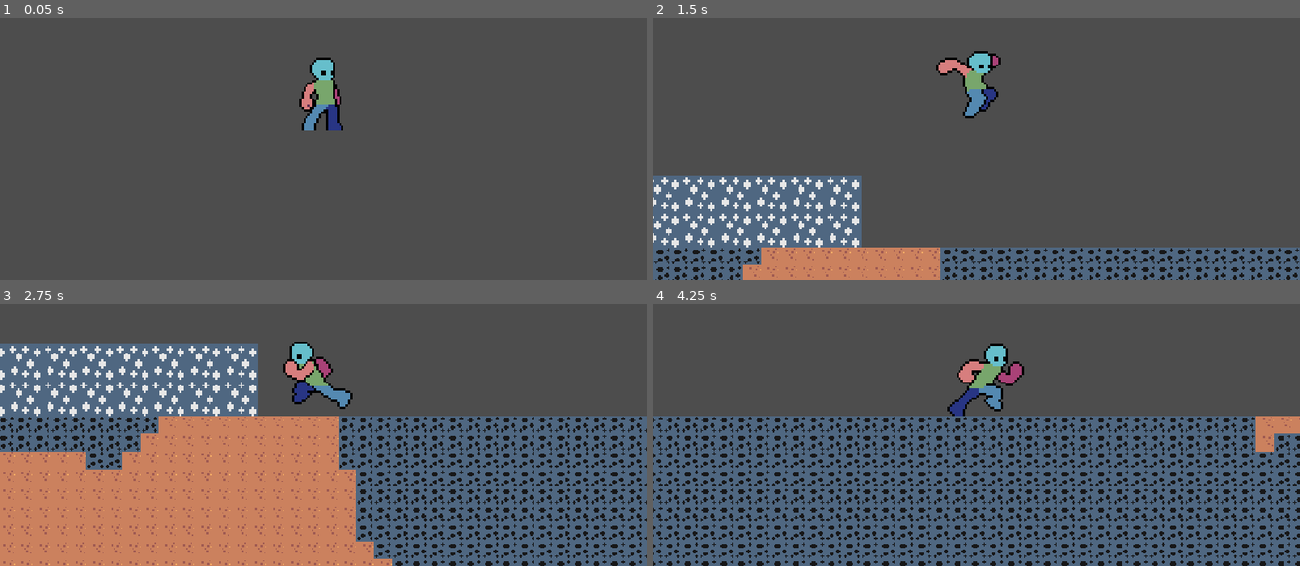
Above: before the commit, frames 1-4 (two rows, left to right).
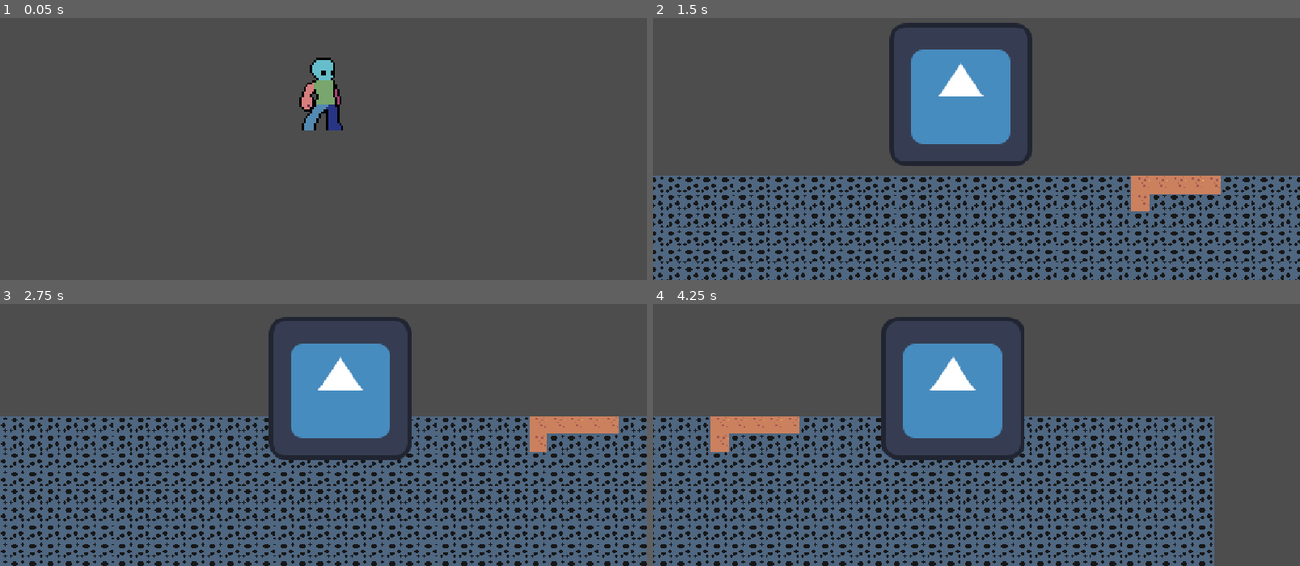
Above: after the commit, the same moments.

Repository: Slime-x/Treasure-Hunt
Game: Godot game, scene res://scenes/game.tscn
Two runs of this game, one before a commit and one after it. Both use one fixed random seed, a clock stepped at 60 frames per second and the inputs below. The engine's default icon, where the game draws it, is replaced by a stand-in: a white triangle on a blue panel in a dark square.
Inputs (mouse positions are in pixels of both pictures, inside the frame that each line leads up to):
- Up to frame 1 (0.05 s): no input
- Up to frame 2 (1.5 s): tap Enter at 0.5 s; move the mouse to (1118, 80) at 0.52 s; hold D (right) from 0.53 s (still down); tap Alt at 0.6 s; click (1118, 80) at 0.67 s; tap Space (jump) at 0.77 s; move the mouse to (847, 117) at 1.27 s; tap Shift at 1.35 s; click (847, 117) at 1.42 s
- Up to frame 3 (2.75 s): tap Space (jump) at 1.52 s; move the mouse to (388, 304) at 2.02 s; release D (right) at 2.03 s; hold A (left) from 2.03 s (still down); tap Alt at 2.1 s; click (388, 304) at 2.17 s
- Up to frame 4 (4.25 s): move the mouse to (944, 455) at 2.77 s; release A (left) at 2.78 s; hold D (right) from 2.78 s (still down); tap Shift at 2.85 s; click (944, 455) at 2.92 s; tap Space (jump) at 3.02, 3.77 s; move the mouse to (1170, 437) at 3.52 s; tap Alt at 3.6 s; click (1170, 437) at 3.67 s

The runs differ from the first frame. In frame 1, less than 0.1% of the frame differs, in the area x 46-53%, y 30-31%; in frame 2, 36%; in frame 3, 56%, in the area x 0-100%, y 4-100%; in frame 4, 34%.

Commit message:
Started transforming the picked up tiles into a rigidbody2d

Diff:
--- /dev/null
+++ b/scenes/PickedUpBlock.tscn
@@ -0,0 +1,15 @@
+[gd_scene format=3 uid="uid://b8sro74dmiulj"]
+
+[ext_resource type="Script" uid="uid://dhhcyfg3no052" path="res://scenes/picked_up_block.gd" id="1_uds04"]
+[ext_resource type="Texture2D" uid="uid://du8vsyeplyvep" path="res://icon.svg" id="2_r3gvo"]
+
+[sub_resource type="RectangleShape2D" id="RectangleShape2D_bx3dq"]
+
+[node name="RigidBody2D" type="RigidBody2D" unique_id=1671891308]
+script = ExtResource("1_uds04")
+
+[node name="CollisionShape2D" type="CollisionShape2D" parent="." unique_id=923738958]
+shape = SubResource("RectangleShape2D_bx3dq")
+
+[node name="Sprite2D" type="Sprite2D" parent="." unique_id=1841318717]
+texture = ExtResource("2_r3gvo")
--- a/scenes/game.tscn
+++ b/scenes/game.tscn
@@ -4,6 +4,7 @@
 [ext_resource type="PackedScene" uid="uid://b5biai3tne2pr" path="res://scenes/player.tscn" id="2_lnu2h"]
 [ext_resource type="PackedScene" uid="uid://den8eu37wiass" path="res://scenes/procedural_gen_world.tscn" id="3_lnu2h"]
 [ext_resource type="Texture2D" uid="uid://ce01mutuurhkq" path="res://assets/tilemap_packed.png" id="4_lbhrr"]
+[ext_resource type="PackedScene" uid="uid://b8sro74dmiulj" path="res://scenes/PickedUpBlock.tscn" id="5_iywne"]
 
 [sub_resource type="TileSetAtlasSource" id="TileSetAtlasSource_p57ef"]
 texture = ExtResource("2_lbhrr")
@@ -71,9 +72,233 @@
 8:10/0/physics_layer_0/polygon_0/points = PackedVector2Array(-8, -8, 8, -8, 8, 8, -8, 8)
 10:10/0 = 0
 
+[sub_resource type="TileSetAtlasSource" id="TileSetAtlasSource_lbhrr"]
+texture = ExtResource("4_lbhrr")
+0:0/0 = 0
+1:0/0 = 0
+2:0/0 = 0
+3:0/0 = 0
+4:0/0 = 0
+5:0/0 = 0
+6:0/0 = 0
+7:0/0 = 0
+8:0/0 = 0
+9:0/0 = 0
+10:0/0 = 0
+11:0/0 = 0
+12:0/0 = 0
+13:0/0 = 0
+14:0/0 = 0
+15:0/0 = 0
+16:0/0 = 0
+17:0/0 = 0
+18:0/0 = 0
+19:0/0 = 0
+20:0/0 = 0
+21:0/0 = 0
+0:1/0 = 0
+1:1/0 = 0
+2:1/0 = 0
+3:1/0 = 0
+4:1/0 = 0
+5:1/0 = 0
+6:1/0 = 0
+7:1/0 = 0
+8:1/0 = 0
+9:1/0 = 0
+10:1/0 = 0
+11:1/0 = 0
+12:1/0 = 0
+13:1/0 = 0
+14:1/0 = 0
+15:1/0 = 0
+16:1/0 = 0
+17:1/0 = 0
+18:1/0 = 0
+19:1/0 = 0
+20:1/0 = 0
+21:1/0 = 0
+0:2/0 = 0
+1:2/0 = 0
+2:2/0 = 0
+3:2/0 = 0
+4:2/0 = 0
+5:2/0 = 0
+6:2/0 = 0
+7:2/0 = 0
+8:2/0 = 0
+9:2/0 = 0
+10:2/0 = 0
+11:2/0 = 0
+12:2/0 = 0
+13:2/0 = 0
+14:2/0 = 0
+15:2/0 = 0
+16:2/0 = 0
+17:2/0 = 0
+18:2/0 = 0
+19:2/0 = 0
+20:2/0 = 0
+21:2/0 = 0
+0:3/0 = 0
+1:3/0 = 0
+2:3/0 = 0
+3:3/0 = 0
+4:3/0 = 0
+5:3/0 = 0
+6:3/0 = 0
+7:3/0 = 0
+8:3/0 = 0
+9:3/0 = 0
+10:3/0 = 0
+11:3/0 = 0
+12:3/0 = 0
+13:3/0 = 0
+14:3/0 = 0
+15:3/0 = 0
+16:3/0 = 0
+17:3/0 = 0
+18:3/0 = 0
+19:3/0 = 0
+20:3/0 = 0
+21:3/0 = 0
+0:4/0 = 0
+1:4/0 = 0
+2:4/0 = 0
+3:4/0 = 0
+4:4/0 = 0
+5:4/0 = 0
+6:4/0 = 0
+7:4/0 = 0
+8:4/0 = 0
+9:4/0 = 0
+10:4/0 = 0
+11:4/0 = 0
+12:4/0 = 0
+13:4/0 = 0
+14:4/0 = 0
+15:4/0 = 0
+16:4/0 = 0
+17:4/0 = 0
+18:4/0 = 0
+19:4/0 = 0
+20:4/0 = 0
+21:4/0 = 0
+0:5/0 = 0
+1:5/0 = 0
+2:5/0 = 0
+3:5/0 = 0
+4:5/0 = 0
+5:5/0 = 0
+6:5/0 = 0
+7:5/0 = 0
+8:5/0 = 0
+9:5/0 = 0
+10:5/0 = 0
+11:5/0 = 0
+12:5/0 = 0
+13:5/0 = 0
+14:5/0 = 0
+15:5/0 = 0
+16:5/0 = 0
+17:5/0 = 0
+18:5/0 = 0
+19:5/0 = 0
+20:5/0 = 0
+21:5/0 = 0
+0:6/0 = 0
+1:6/0 = 0
+2:6/0 = 0
+3:6/0 = 0
+4:6/0 = 0
+5:6/0 = 0
+6:6/0 = 0
+7:6/0 = 0
+8:6/0 = 0
+9:6/0 = 0
+10:6/0 = 0
+11:6/0 = 0
+12:6/0 = 0
+13:6/0 = 0
+14:6/0 = 0
+15:6/0 = 0
+16:6/0 = 0
+17:6/0 = 0
+18:6/0 = 0
+19:6/0 = 0
+20:6/0 = 0
+21:6/0 = 0
+0:7/0 = 0
+1:7/0 = 0
+2:7/0 = 0
+3:7/0 = 0
+4:7/0 = 0
+5:7/0 = 0
+6:7/0 = 0
+7:7/0 = 0
+8:7/0 = 0
+9:7/0 = 0
+10:7/0 = 0
+11:7/0 = 0
+12:7/0 = 0
+13:7/0 = 0
+14:7/0 = 0
+15:7/0 = 0
+16:7/0 = 0
+17:7/0 = 0
+18:7/0 = 0
+19:7/0 = 0
+20:7/0 = 0
+21:7/0 = 0
+0:8/0 = 0
+1:8/0 = 0
+2:8/0 = 0
+3:8/0 = 0
+4:8/0 = 0
+5:8/0 = 0
+6:8/0 = 0
+7:8/0 = 0
+8:8/0 = 0
+9:8/0 = 0
+10:8/0 = 0
+11:8/0 = 0
+12:8/0 = 0
+13:8/0 = 0
+14:8/0 = 0
+15:8/0 = 0
+16:8/0 = 0
+17:8/0 = 0
+18:8/0 = 0
+19:8/0 = 0
+20:8/0 = 0
+21:8/0 = 0
+0:9/0 = 0
+1:9/0 = 0
+2:9/0 = 0
+3:9/0 = 0
+4:9/0 = 0
+5:9/0 = 0
+6:9/0 = 0
+7:9/0 = 0
+8:9/0 = 0
+9:9/0 = 0
+10:9/0 = 0
+11:9/0 = 0
+12:9/0 = 0
+13:9/0 = 0
+14:9/0 = 0
+15:9/0 = 0
+16:9/0 = 0
+17:9/0 = 0
+18:9/0 = 0
+19:9/0 = 0
+20:9/0 = 0
+21:9/0 = 0
+
 [sub_resource type="TileSet" id="TileSet_mwfs3"]
 physics_layer_0/collision_layer = 1
 sources/0 = SubResource("TileSetAtlasSource_p57ef")
+sources/1 = SubResource("TileSetAtlasSource_lbhrr")
 
 [sub_resource type="TileSetAtlasSource" id="TileSetAtlasSource_iywne"]
 texture = ExtResource("2_lbhrr")
@@ -346,13 +571,15 @@
 [node name="procedural_gen_world" parent="." unique_id=1581661785 instance=ExtResource("3_lnu2h")]
 
 [node name="player" parent="." unique_id=1836166188 instance=ExtResource("2_lnu2h")]
-position = Vector2(243, -278)
+position = Vector2(729, -259)
 
 [node name="TileMapLayer" type="TileMapLayer" parent="." unique_id=1257081727]
 position = Vector2(9, -512)
 scale = Vector2(2, 2)
-tile_map_data = PackedByteArray("AAADAA4AAAACAAIAAAADAA8AAAA …(256 unchanged characters)… CAAIAAAAMAA4AAAACAAIAAAAMAA8AAAACAAIAAAA=")
+tile_map_data = PackedByteArray("AAADAA4AAAACAAIAAAADAA8AAAA …(256 unchanged characters)… CAAIAAAAMAA4AAAACAAIAAAAMAA8AAAACAAIAAAANAA8AAAACAAIAAAACAA8AAAACAAIAAAABAA8AAAACAAIAAAAAAA8AAAACAAIAAAAAAA4AAAACAAIAAAABAA4AAAACAAIAAAACAA4AAAACAAIAAAA=")
 tile_set = SubResource("TileSet_mwfs3")
 
 [node name="CarriedBlockLayer" type="TileMapLayer" parent="." unique_id=2050846350]
 tile_set = SubResource("TileSet_bx3dq")
+
+[node name="PickedUpBlock" parent="." unique_id=1671891308 instance=ExtResource("5_iywne")]
--- /dev/null
+++ b/scenes/picked_up_block.gd
@@ -0,0 +1,11 @@
+extends RigidBody2D
+
+
+# Called when the node enters the scene tree for the first time.
+func _ready() -> void:
+	visible = false
+
+
+# Called every frame. 'delta' is the elapsed time since the previous frame.
+func _process(delta: float) -> void:
+	pass
--- a/scripts/tile_map_layer.gd
+++ b/scripts/tile_map_layer.gd
@@ -1,6 +1,7 @@
 extends TileMapLayer
 @onready var player = get_tree().current_scene.get_node("player")
 @onready var carried_block_layer = get_tree().current_scene.get_node("CarriedBlockLayer")
+@onready var picked_up_block = get_tree().current_scene.get_node("PickedUpBlock")
 var block_picked_up = false
 var tile
 var source_id
@@ -14,6 +15,7 @@
 			tile = local_to_map(get_global_mouse_position())
 			source_id = get_cell_source_id(tile)
 			atlas_position = get_cell_atlas_coords(tile)
+			picked_up_block.global_position = to_global(map_to_local(tile))
 			block_picked_up = true
 		if event.button_index == MOUSE_BUTTON_RIGHT and event.pressed and block_picked_up == true:
 			block_picked_up = false
@@ -22,16 +24,20 @@
 			falling = true
 func _process(_delta):
 	if block_picked_up == true:
+		picked_up_block.visible = true
 		var player_tile = local_to_map(player.global_position)
 		var new_tile = tile
+
 		if player.direction > 0:
 			new_tile = player_tile + Vector2i(-1,0)
 		elif player.direction < 0:
 			new_tile = player_tile + Vector2i(1,0)
 		erase_cell(tile)
-		carried_block_layer.erase_cell(tile)
-		carried_block_layer.set_cell(new_tile, source_id, Vector2i(atlas_position))
+
+
+		picked_up_block.global_position = to_global(map_to_local(new_tile))
 		tile = new_tile
+
 	if falling == true:
 		if get_cell_source_id(tile+Vector2i(0,1)) != -1:
 			falling = false
Not shown, added: scenes/picked_up_block.gd.uid
